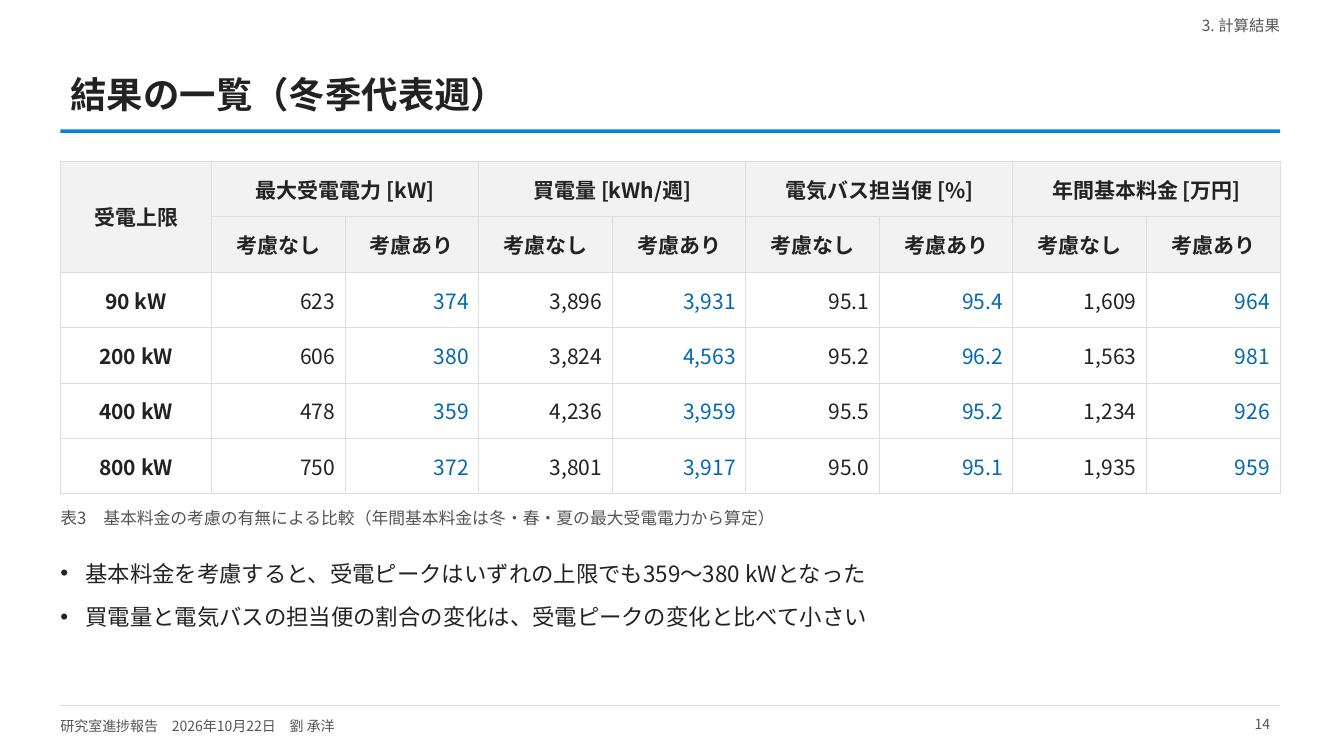
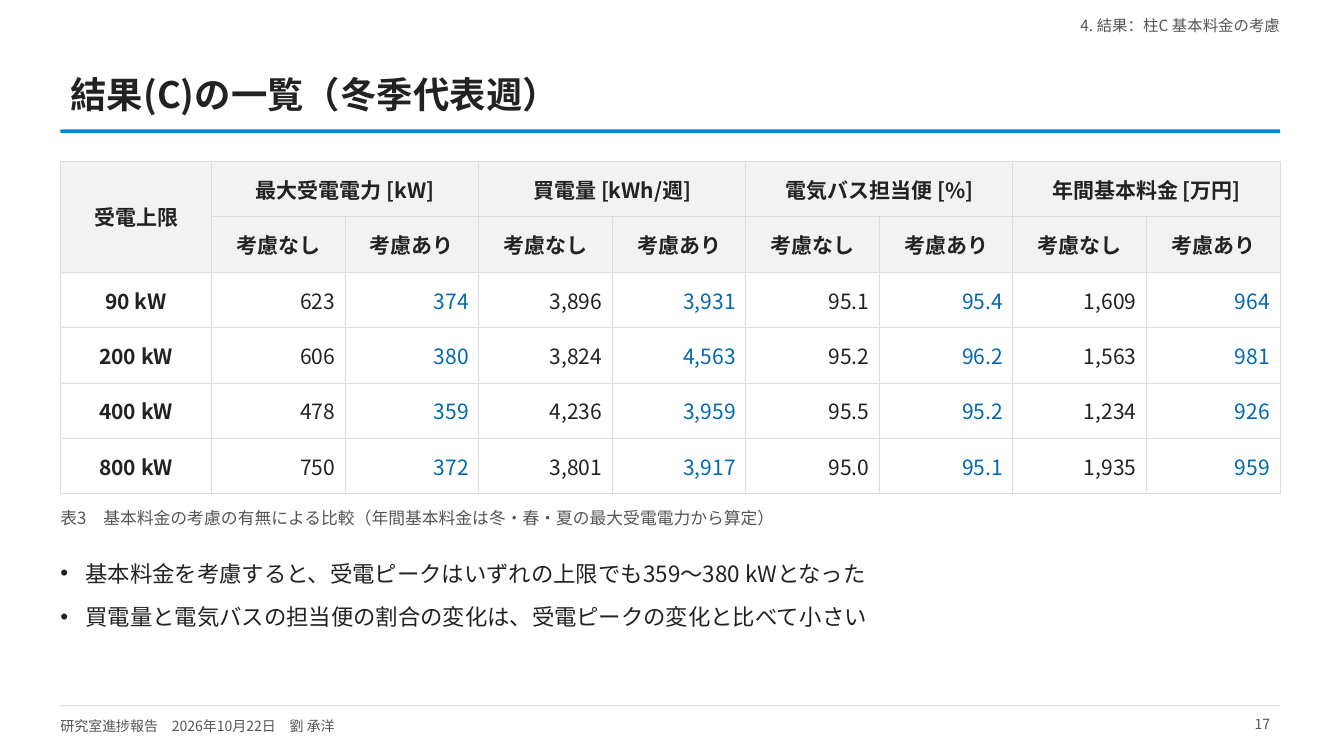
Before and after one commit to CYLIU2003/master-course, a slide deck: slide 17 of outcome/2026-10-22_lab_progress/lab_progress_20261022.pptx (slide 14 before the commit). Drawn at 1344x756 pixels with LibreOffice and Linux fonts; fonts in the diff are those of the drawing. Boxes give left, top, right and bottom in pixels: in the first picture for what was removed or moved away, otherwise in the second. Text is boxed around its words. In the diff, an @@ line names an element or a change of style, - is before the commit and + after.

```diff
--- a/outcome/2026-10-22_lab_progress/lab_progress_20261022.pptx
+++ b/outcome/2026-10-22_lab_progress/lab_progress_20261022.pptx
@@ text at [1080,18,1280,32]: text changed @@
-3. 計算結果
+4. 結果：柱C 基本料金の考慮
@@ title at [70,77,558,115]: text changed @@
-結果の一覧（冬季代表週）
+結果(C)の一覧（冬季代表週）
@@ page number at [1255,718,1271,729]: text changed @@
-14
+17
```
Also in this commit, not shown: 9 other slides changed, 3 slides added, 5 other files.
